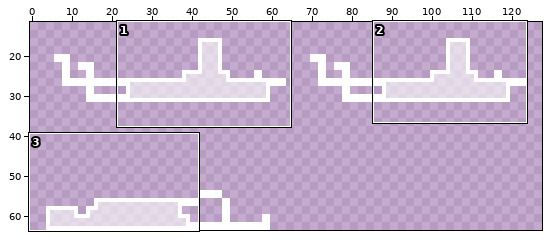
Two versions of one sprite sheet, img/player/matrix prone.png. Above, an overview of the earlier version with the close-up marked.
Close-up. Before the commit:
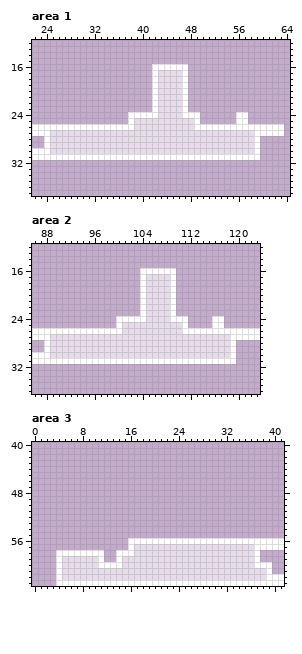
The file is 192x64 pixels. Shown: area 1: x 22..64, y 12..37; area 2: x 86..123, y 12..36; area 3: x 0..41, y 40..63. The wide view leaves out empty margins.
Now the later version:
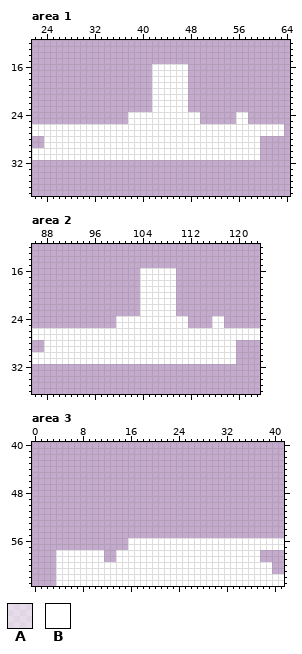
Palette (. is transparent): A #ffffff96  B #ffffff
The exact change:
Area 1:
y 17..24: x 43..46 AAAA -> BBBB
y 25..26: x 39..48 AAAAAAAAAA -> BBBBBBBBBB
y 27..30: x 25..58 AAAAAAAAAAAAAAAAAAAAAAAAAAAAAAAAAA -> BBBBBBBBBBBBBBBBBBBBBBBBBBBBBBBBBB
Area 2:
y 17..24: x 105..108 AAAA -> BBBB
y 25..26: x 101..110 AAAAAAAAAA -> BBBBBBBBBB
y 27..30: x 89..118 AAAAAAAAAAAAAAAAAAAAAAAAAAAAAA -> BBBBBBBBBBBBBBBBBBBBBBBBBBBBBB
Area 3:
y 57..58: x 17..36 AAAAAAAAAAAAAAAAAAAA -> BBBBBBBBBBBBBBBBBBBB
y 59..60: x 5..10 AAAAAA -> BBBBBB; x 15..36 AAAAAAAAAAAAAAAAAAAAAA -> BBBBBBBBBBBBBBBBBBBBBB
y 61..62: x 5..38 AAAAAAAAAAAAAAAAAAAAAAAAAAAAAAAAAA -> BBBBBBBBBBBBBBBBBBBBBBBBBBBBBBBBBB
Where, in picture pixels (left, top, right, bottom), the same in both close-ups:
changed: (50, 70, 254, 154)
changed: (50, 274, 230, 358)
changed: (62, 544, 266, 580)
